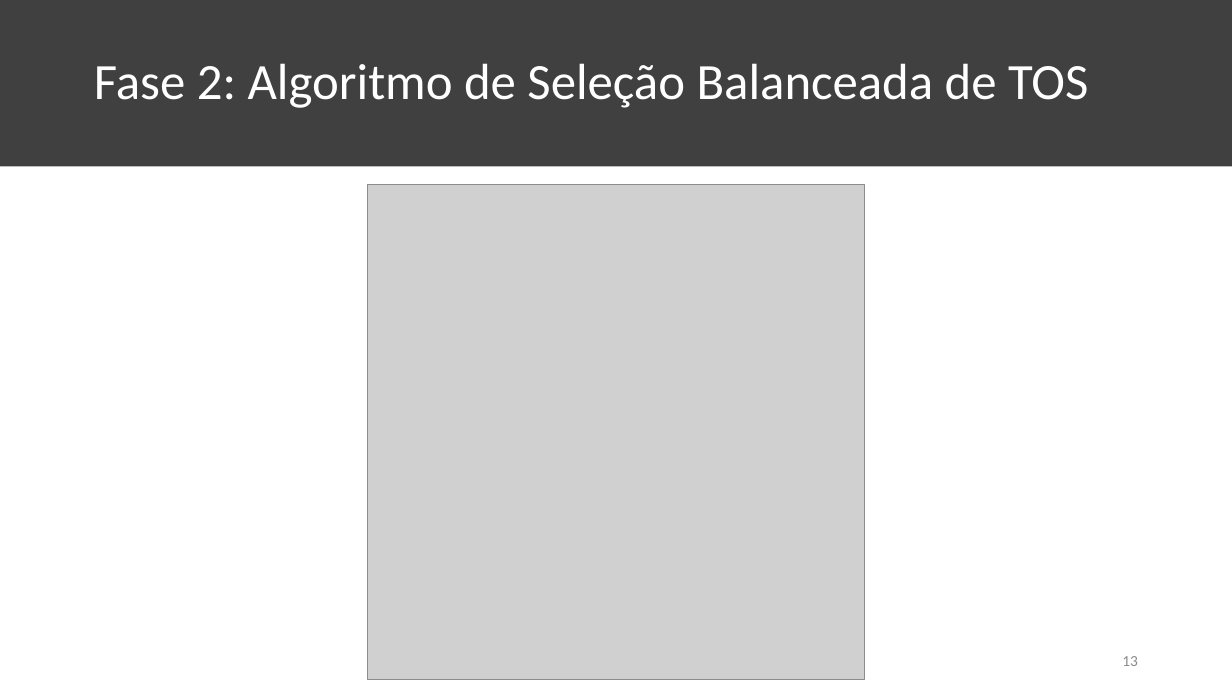
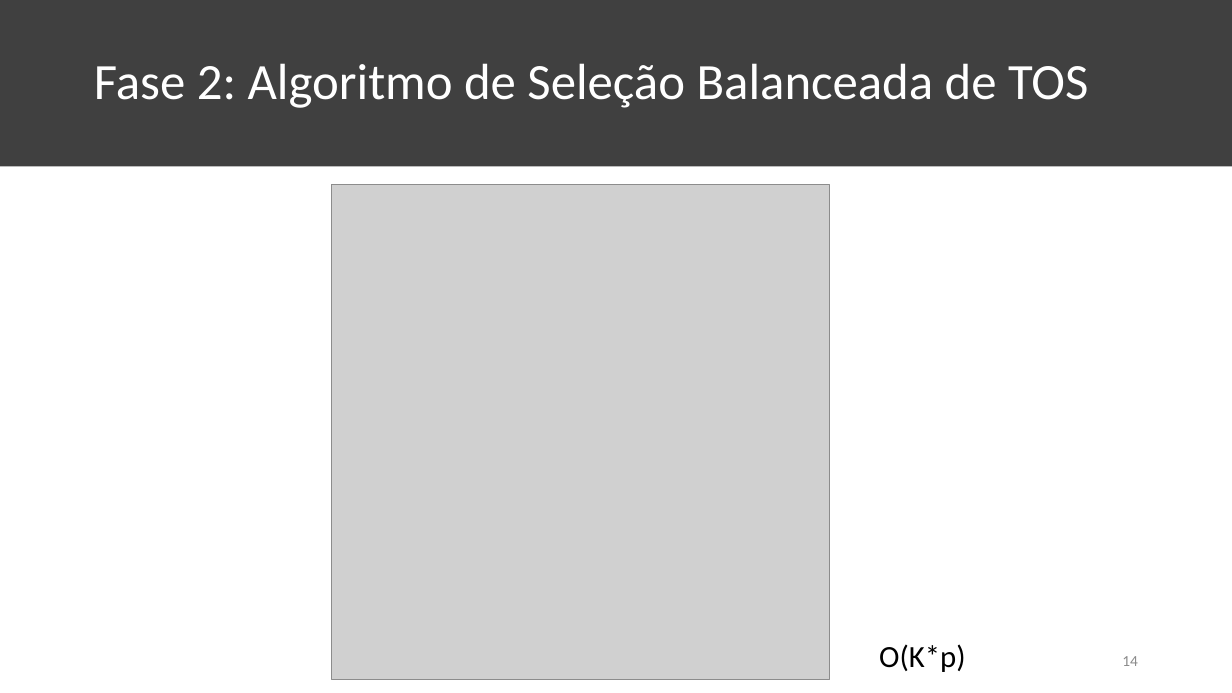
Before and after one commit to KaioAlex/DigitalSecurity, a slide deck: slide 14 of XGBOD-Seminar/XGBOD Seminar.pptx (slide 13 before the commit). Drawn at 1232x693 pixels with LibreOffice and Linux fonts; fonts in the diff are those of the drawing; grey boxes stand for pictures. Boxes give left, top, right and bottom in pixels: in the first picture for what was removed or moved away, otherwise in the second. Text is boxed around its words. In the diff, an @@ line names an element or a change of style, - is before the commit and + after.

```diff
--- a/XGBOD-Seminar/XGBOD Seminar.pptx
+++ b/XGBOD-Seminar/XGBOD Seminar.pptx
@@ picture: place and size @@
-picture at <box>367,185,865,679</box>
+picture at <box>332,185,830,679</box>
@@ text added at <box>879,644,966,672</box>, 24 pt, text #000000 @@
+O(K*p)
@@ page number at <box>1122,656,1138,666</box>: text changed @@
-13
+14
```
Also in this commit, not shown: 1 other slide changed, 19 slides added, 3 slides removed, 1 other file.
